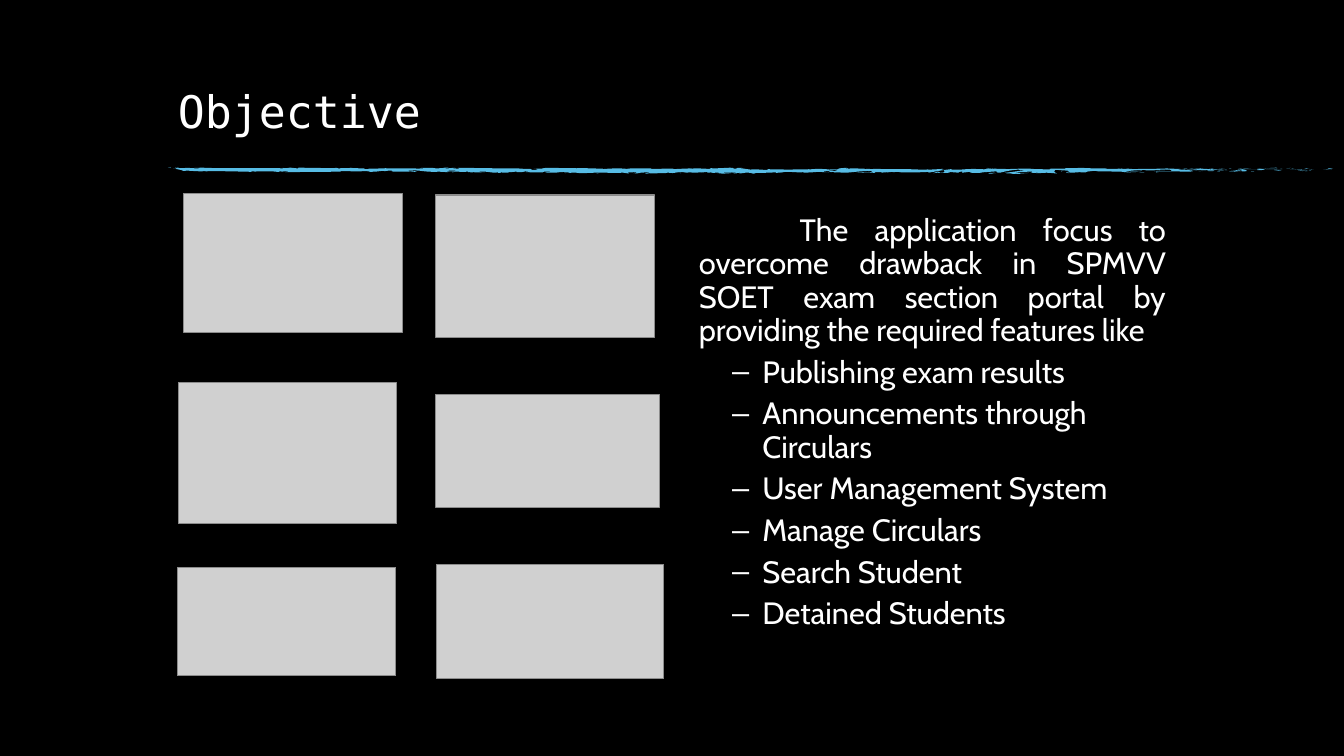
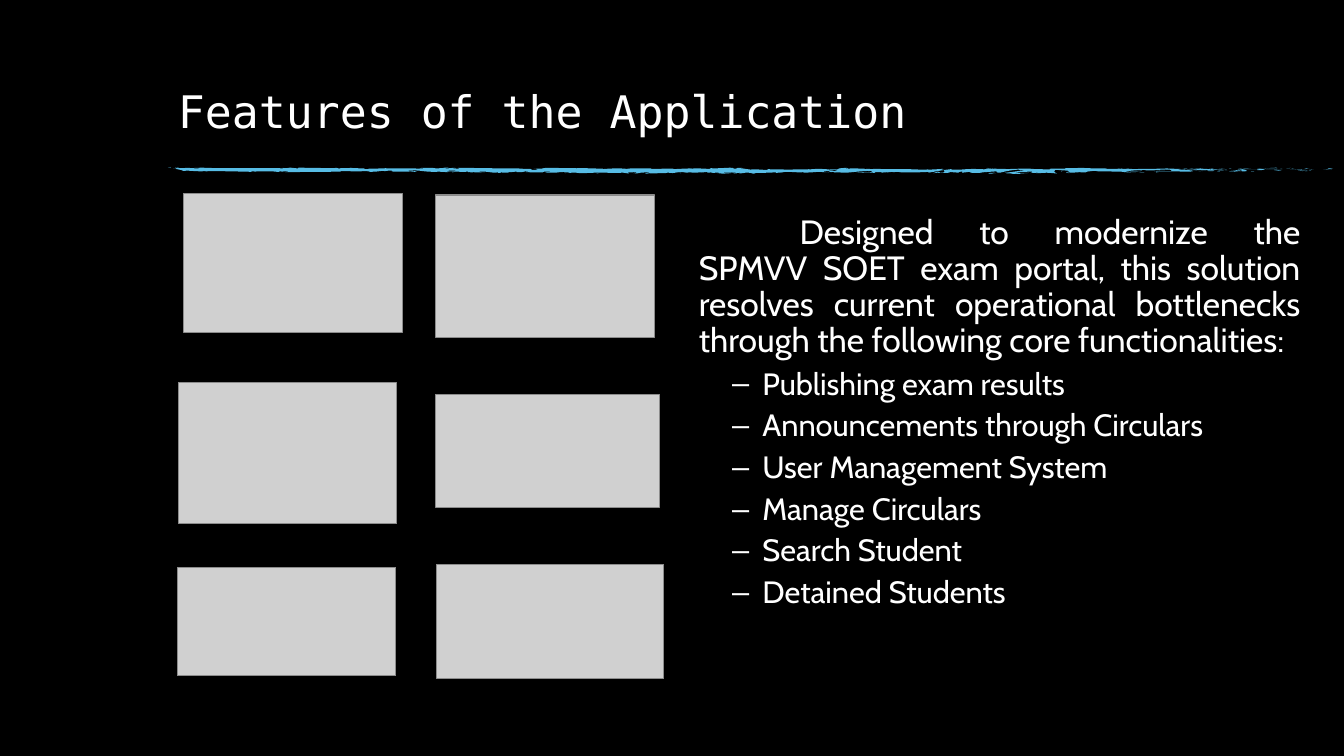
Before and after one commit to gowtham99664/spmvv-exam-results, a slide deck: slide 3 of SPMVV-Exam-Results.pptx (slide 2 before the commit). Drawn at 1344x756 pixels with LibreOffice and Linux fonts; fonts in the diff are those of the drawing; grey boxes stand for pictures; background and template pictures are left out. Boxes give left, top, right and bottom in pixels: in the first picture for what was removed or moved away, otherwise in the second. Text is boxed around its words. In the diff, an @@ line names an element or a change of style, - is before the commit and + after.

Commit message:
Few changes in PPT

```diff
--- a/SPMVV-Exam-Results.pptx
+++ b/SPMVV-Exam-Results.pptx
@@ title at <box>178,93,907,137</box>: text changed @@
-Objective
+Features of the Application
@@ text at <box>699,218,1301,360</box>: text changed; size 22 to 24 pt @@
-The application focus to overcome drawback in SPMVV SOET exam section portal by providing the required features like
+Designed to modernize the SPMVV SOET exam portal, this solution resolves current operational bottlenecks through the following core functionalities:
@@ text at <box>762,372,1065,401</box>: alignment left to justified @@
```
Also in this commit, not shown: 1 other slide changed, 6 slides added.
